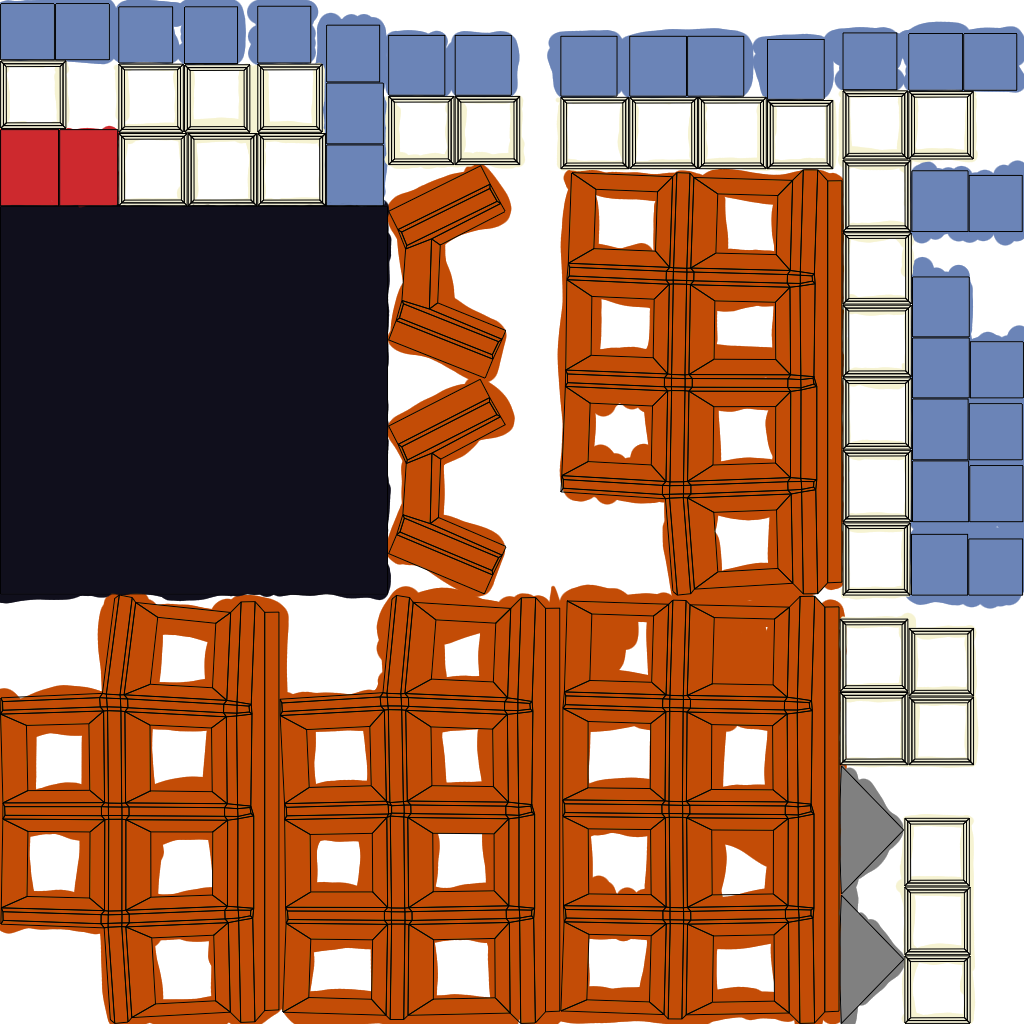
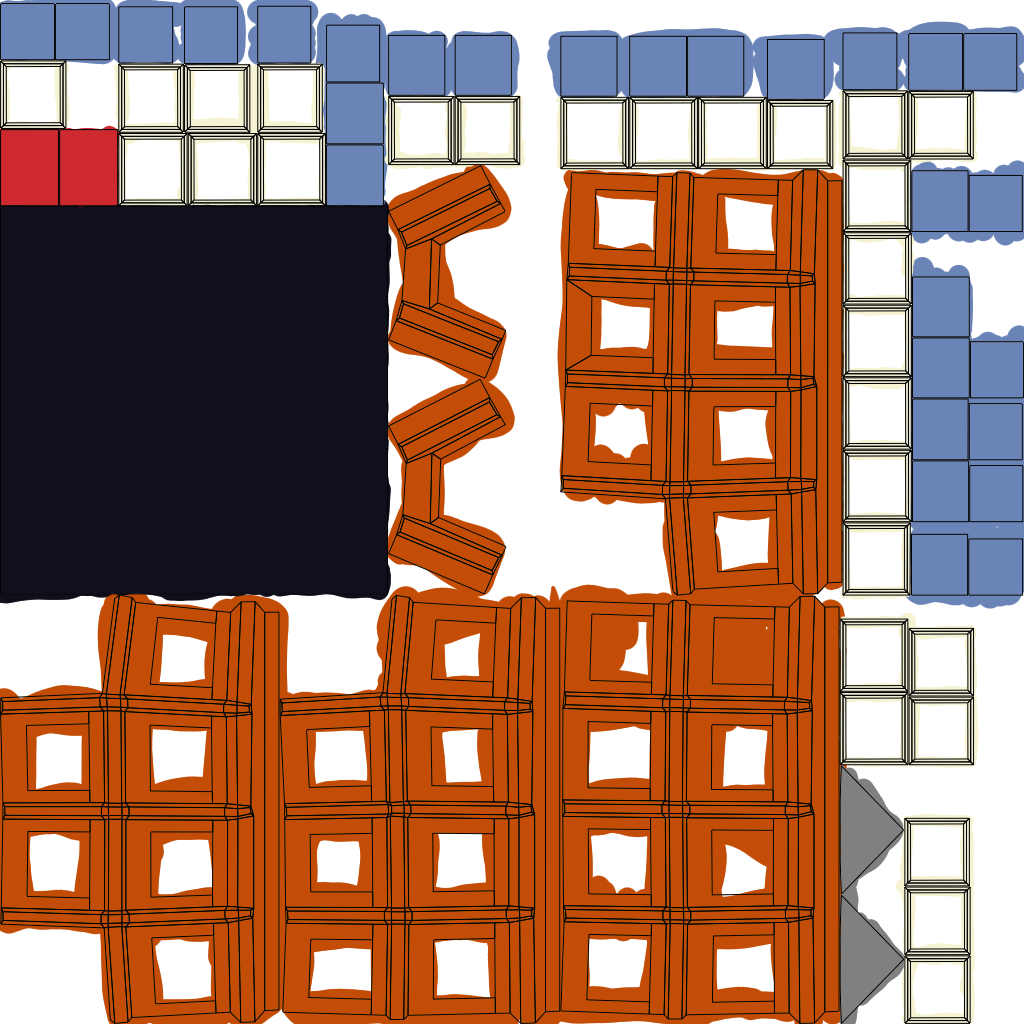
Layers edited between the first and the second 1024 x 1024 image:
renamed "Background" to "house2_uv.png", painted on it over [0, 172, 793, 1018]
painted on "Paint Layer 2" over [0, 172, 793, 1018]
painted on "Paint Layer 1" over [0, 172, 793, 1018]
